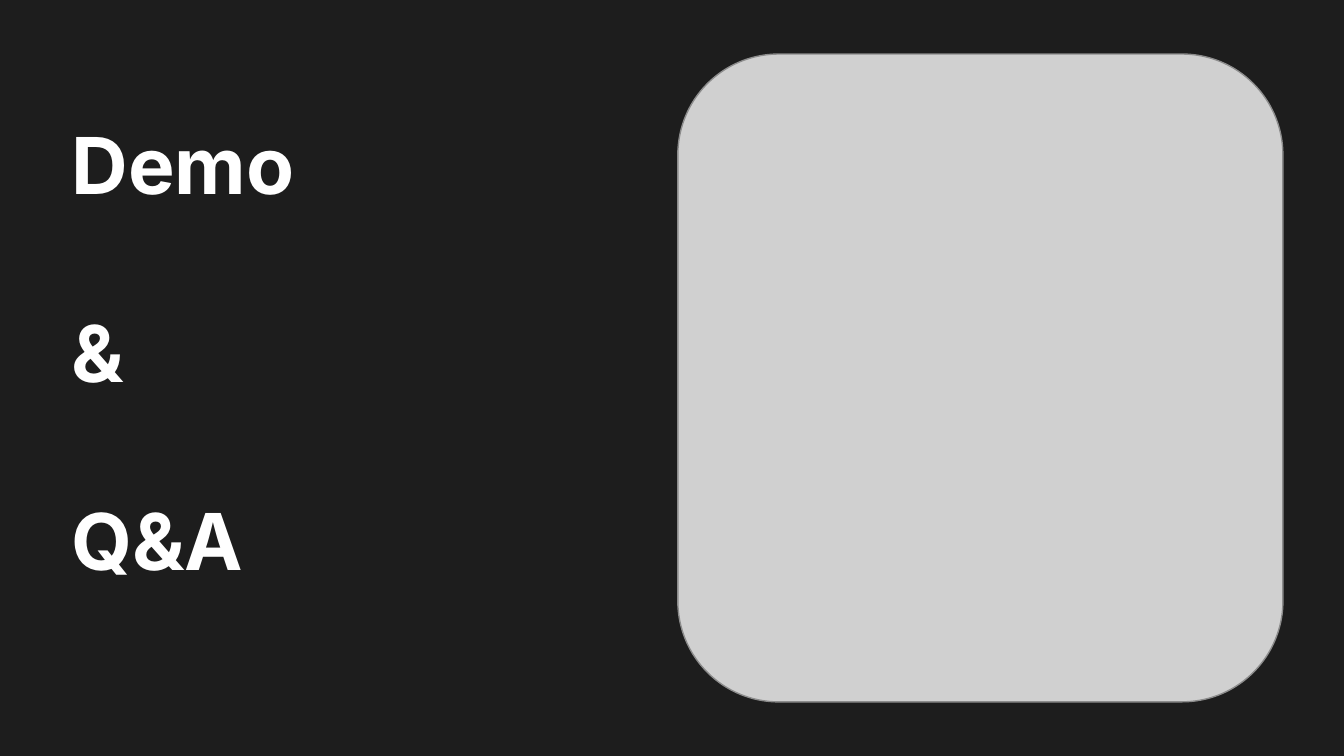
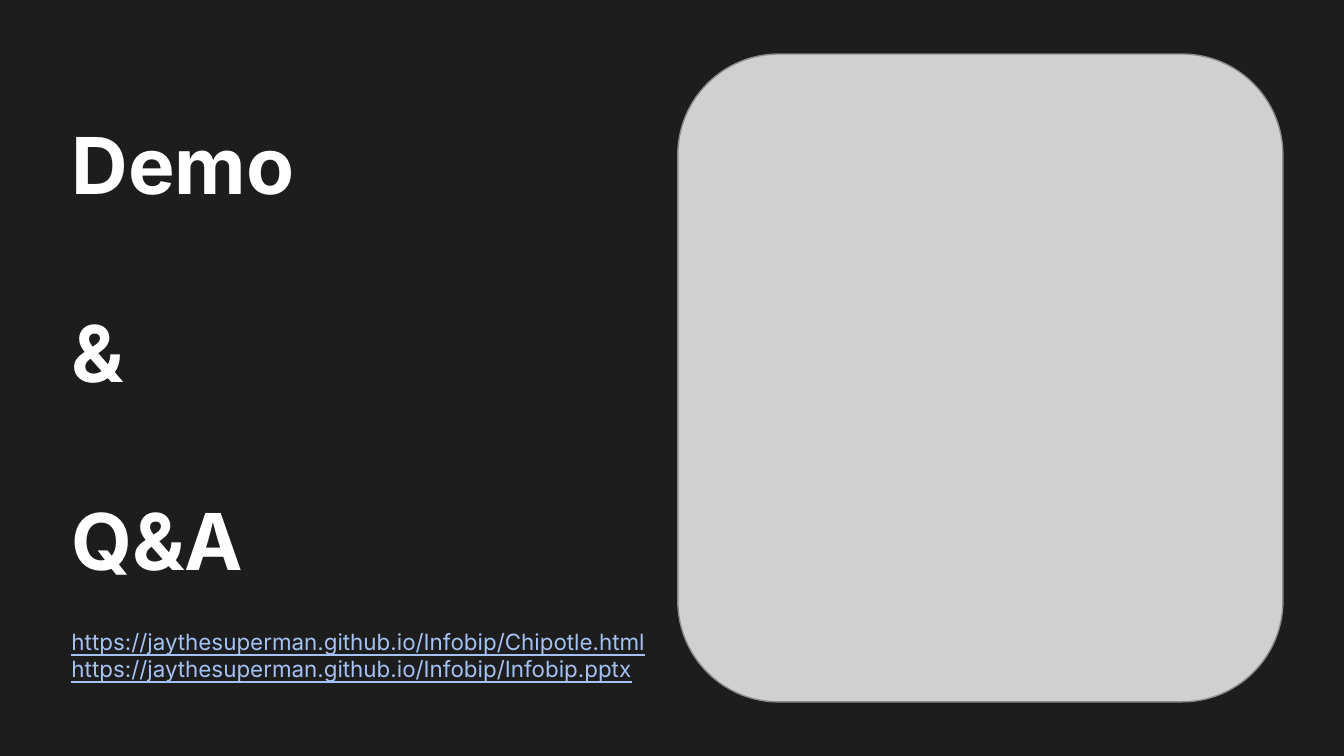
Before and after one commit to JayTheSuperman/Infobip, a slide deck: slide 5 of Infobip.pptx. Drawn at 1344x756 pixels with LibreOffice and Linux fonts; fonts in the diff are those of the drawing; grey boxes stand for pictures. Boxes give left, top, right and bottom in pixels: in the first picture for what was removed or moved away, otherwise in the second. Text is boxed around its words. In the diff, an @@ line names an element or a change of style, - is before the commit and + after.

```diff
--- a/Infobip.pptx
+++ b/Infobip.pptx
@@ text added at [71,633,644,683], 12 pt, text #A4C2F4, underline @@
+https://jaythesuperman.github.io/Infobip/Chipotle.html
+https://jaythesuperman.github.io/Infobip/Infobip.pptx
```
